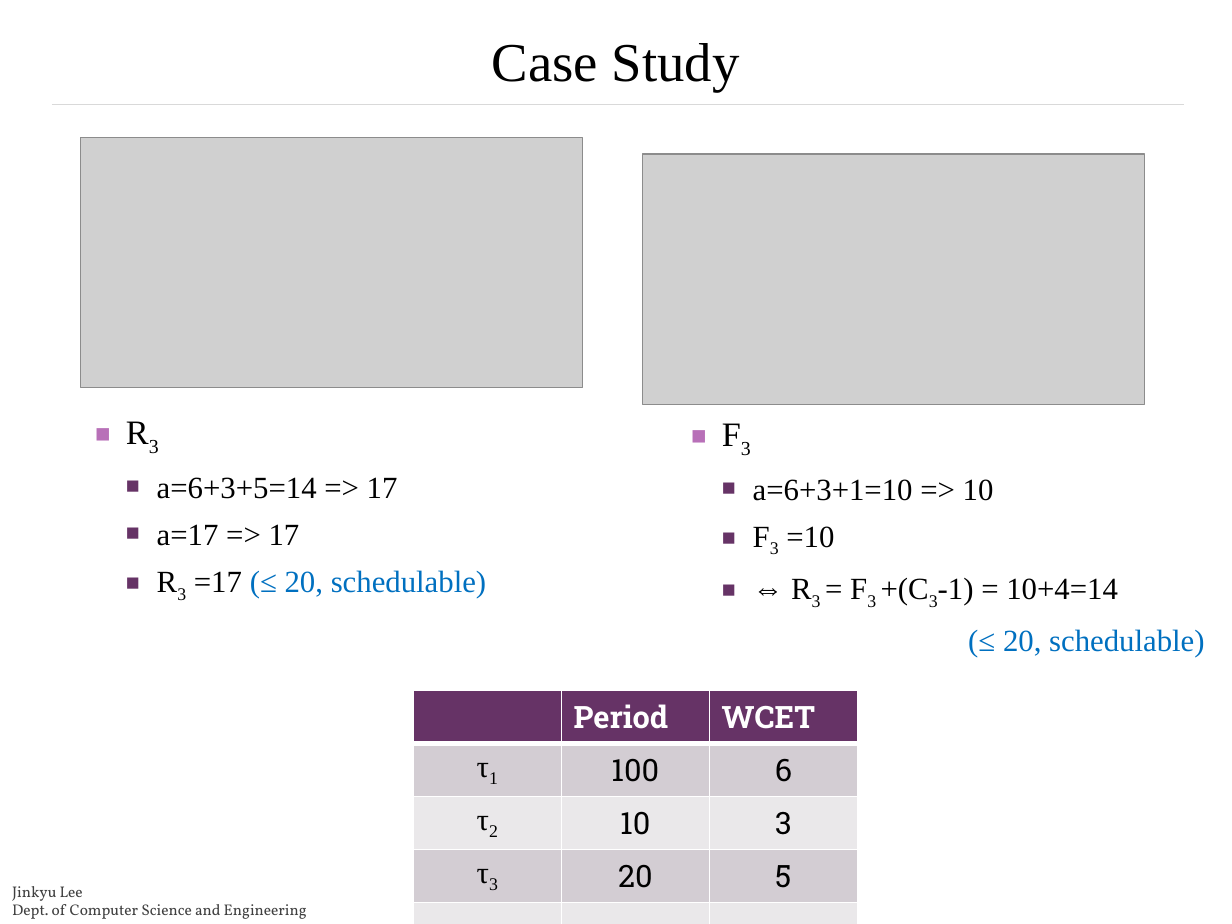
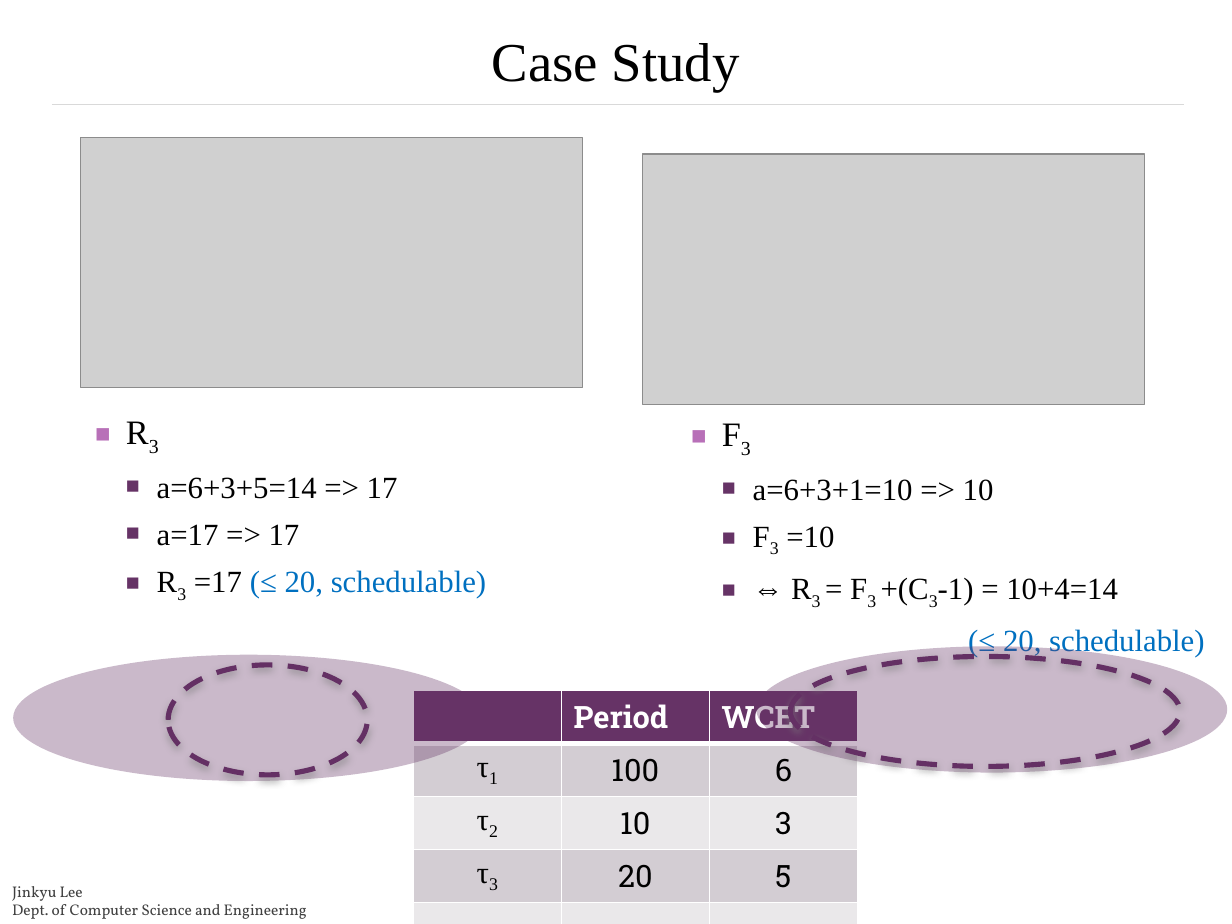
Before and after one commit to rtclskku/website, a slide deck: slide 44 of papers/2.pptx (slide 35 before the commit). Drawn at 1232x924 pixels with LibreOffice and Linux fonts; fonts in the diff are those of the drawing; grey boxes stand for pictures; background and template pictures are left out. Boxes give left, top, right and bottom in pixels: in the first picture for what was removed or moved away, otherwise in the second. Text is boxed around its words. In the diff, an @@ line names an element or a change of style, - is before the commit and + after.

```diff
--- a/papers/2.pptx
+++ b/papers/2.pptx
@@ ellipse added at [14, 654, 484, 781], fill #663366 at 34% opacity @@
@@ ellipse added at [756, 647, 1227, 774], fill #663366 at 34% opacity @@
@@ ellipse added at [791, 657, 1180, 766], outline #653165 3 pt dashed @@
@@ ellipse added at [168, 665, 367, 775], outline #653165 3 pt dashed @@
```
Also in this commit, not shown: 8 other slides changed, 12 slides added.
